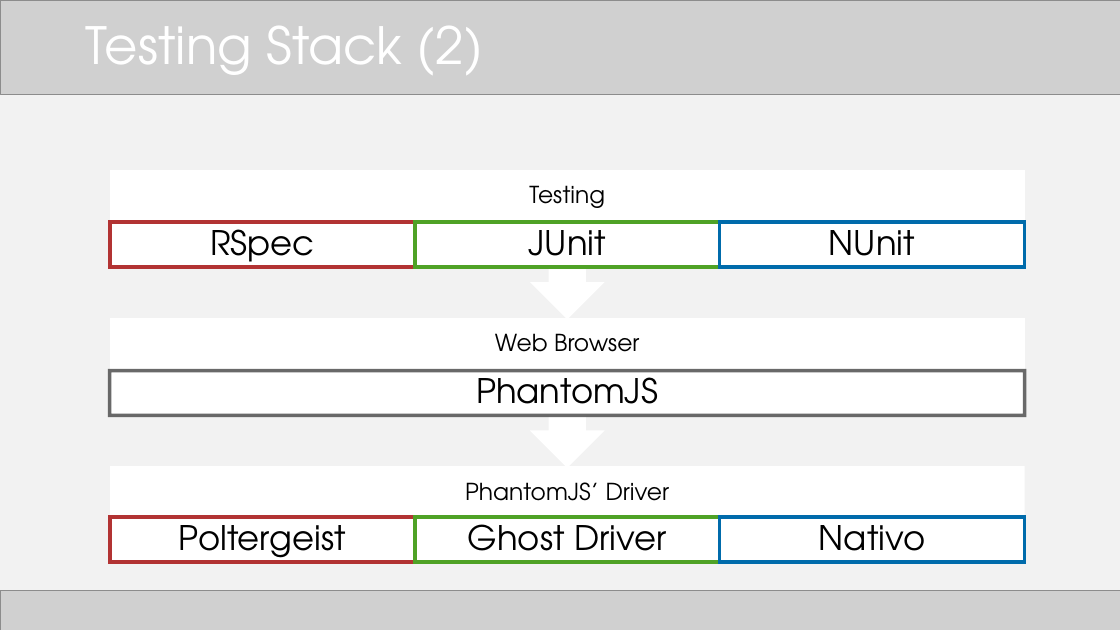
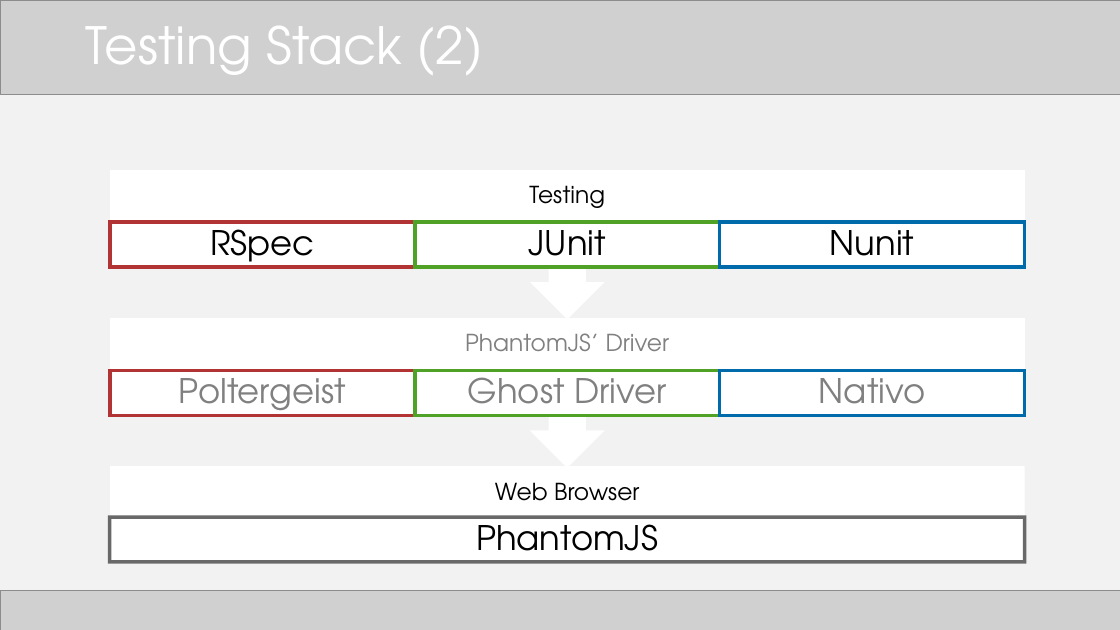
Before and after one commit to TTia/xblog-thesis, a slide deck: slide 13 of Presentazione.pptx. Drawn at 1120x630 pixels with LibreOffice and Linux fonts; fonts in the diff are those of the drawing; grey boxes stand for pictures. Boxes give left, top, right and bottom in pixels: in the first picture for what was removed or moved away, otherwise in the second. Text is boxed around its words. In the diff, an @@ line names an element or a change of style, - is before the commit and + after.

```diff
--- a/Presentazione.pptx
+++ b/Presentazione.pptx
@@ text at [829, 220, 914, 269]: text changed @@
-NUnit
+Nunit
@@ text colour #000000 to #808080 in 4 elements at [179, 369, 346, 417], [468, 369, 666, 417], [819, 369, 926, 417], [465, 333, 670, 351] @@
@@ text "PhantomJS’ Driver": place and size @@
-text "PhantomJS’ Driver" at [465, 482, 670, 501]
+text "PhantomJS’ Driver" at [465, 333, 670, 351]
@@ 3 texts, 3 rectangles: place and size @@
-3 texts, 3 rectangles at [110, 515, 1025, 564]
+3 texts, 3 rectangles at [110, 369, 1025, 417]
@@ text "Web Browser": place and size @@
-text "Web Browser" at [495, 333, 639, 352]
+text "Web Browser" at [495, 482, 639, 501]
@@ text "PhantomJS": place and size @@
-text "PhantomJS" at [476, 369, 658, 417]
+text "PhantomJS" at [476, 515, 658, 564]
@@ rectangle: place and size @@
-rectangle at [110, 371, 1025, 415]
+rectangle at [110, 518, 1025, 562]
```
Also in this commit, not shown: 9 other slides changed, 9 other files.
